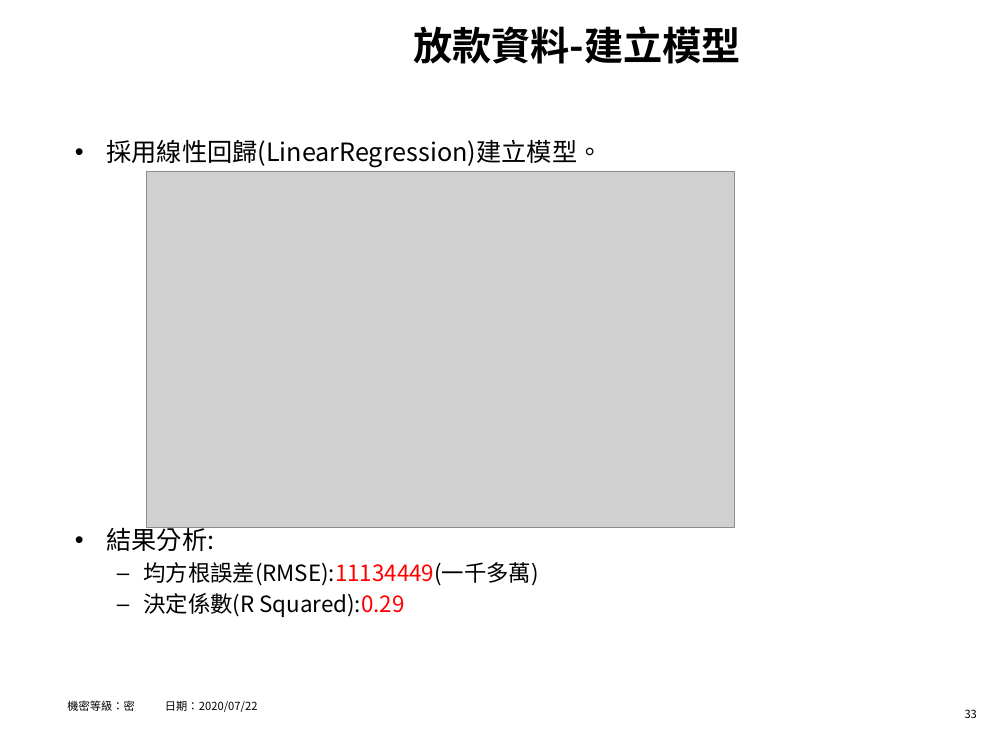
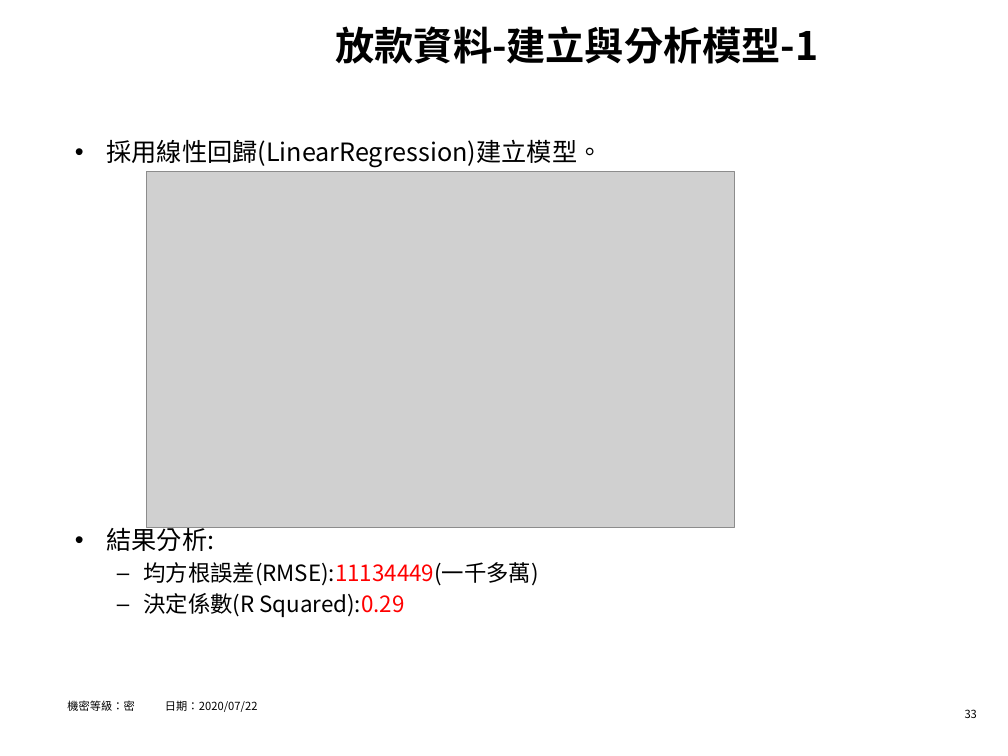
Before and after one commit to hrne/FINAL_REPORT, a slide deck: slide 33 of AI_Report/AI應用-不動產價格預測.pptx. Drawn at 1008x756 pixels with LibreOffice and Linux fonts; fonts in the diff are those of the drawing; grey boxes stand for pictures; background and template pictures are left out. Boxes give left, top, right and bottom in pixels: in the first picture for what was removed or moved away, otherwise in the second. Text is boxed around its words. In the diff, an @@ line names an element or a change of style, - is before the commit and + after.

```diff
--- a/AI_Report/AI應用-不動產價格預測.pptx
+++ b/AI_Report/AI應用-不動產價格預測.pptx
@@ title at [336,26,819,64]: text changed @@
-放款資料-建立模型
+放款資料-建立與分析模型-1
```
Also in this commit, not shown: 7 other slides changed, 1 other file.
